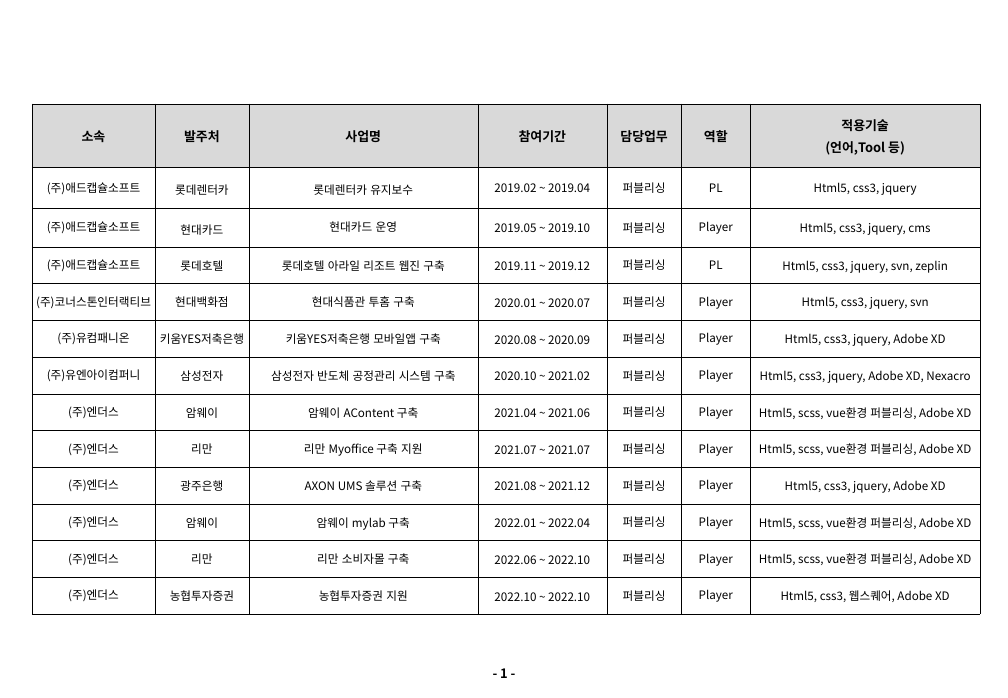
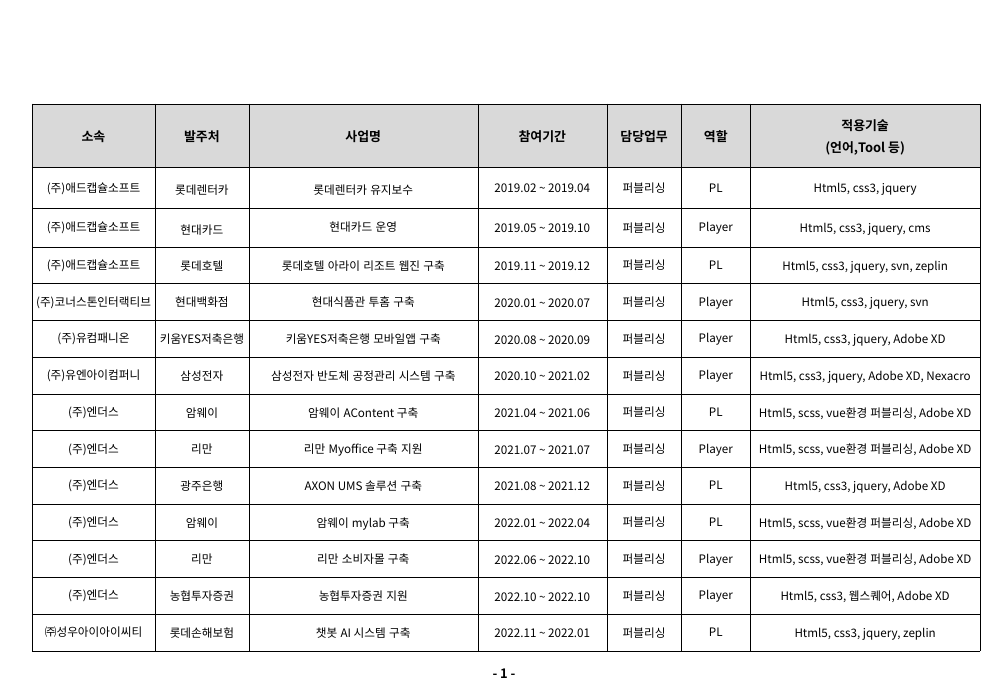
Before and after one commit to creamchu/portfolio, a slide deck: slide 2 of download/career_introduction.pptx. Drawn at 1008x698 pixels with LibreOffice and Linux fonts; fonts in the diff are those of the drawing; background and template pictures are left out. Boxes give left, top, right and bottom in pixels: in the first picture for what was removed or moved away, otherwise in the second. Text is boxed around its words. In the diff, an @@ line names an element or a change of style, - is before the commit and + after.

```diff
--- a/download/career_introduction.pptx
+++ b/download/career_introduction.pptx
@@ table at bbox=[32, 103, 980, 651] @@
-row 4, column 3: 롯데호텔 아라일 리조트 웹진 구축
+row 4, column 3: 롯데호텔 아라이 리조트 웹진 구축
-row 8, column 6: Player
+row 8, column 6: PL
-row 10, column 6: Player
+row 10, column 6: PL
-row 11, column 6: Player
+row 11, column 6: PL
+row 14: ㈜성우아이아이씨티 | 롯데손해보험 | 챗봇 AI 시스템 구축 | 2022.11 ~ 2022.01 | 퍼블리싱 | PL | Html5, css3, jquery, zeplin
```
Also in this commit, not shown: 1 other slide changed, 16 other files.
